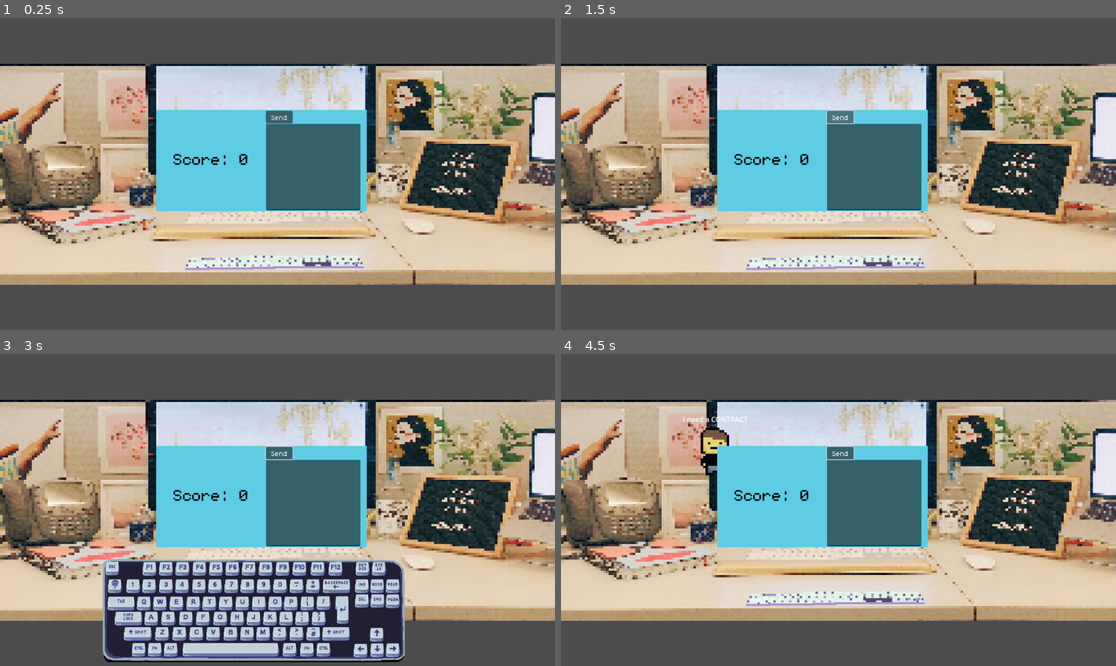
Above: before the commit, frames 1-4 (two rows, left to right).
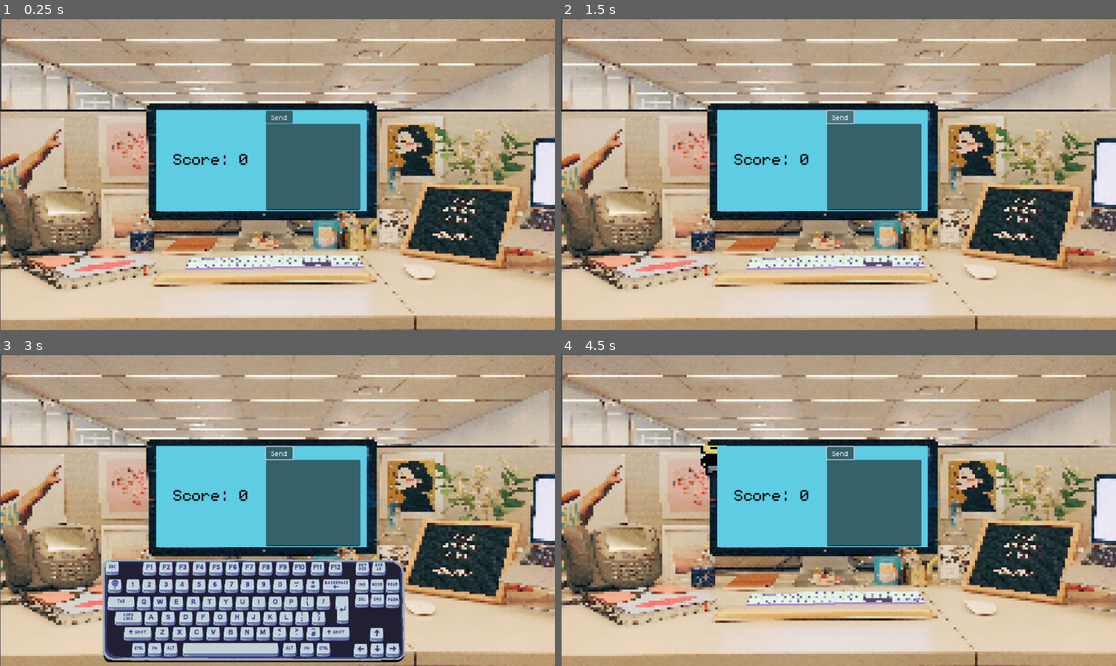
Above: after the commit, the same moments.

Repository: Omar-B-Maldonado/Cubicle-Chaos
Game: Godot game, scene res://Scenes/game.tscn
The game is run twice, just before and just after one commit, with the same random seed, the same clock (stepped at 60 frames per second) and the same inputs.
Inputs (mouse positions are in pixels of both pictures, inside the frame that each line leads up to):
- Up to frame 1 (0.25 s): no input
- Up to frame 2 (1.5 s): click (871, 167) at 0.52 s; type "12" at 0.6 s; click "Send" at 1.25 s
- Up to frame 3 (3 s): tap Enter at 2 s; drag from (44, 559) to (260, 497) at 2.02 s; tap Space at 2.75 s; drag from (271, 597) to (44, 559) at 2.77 s
- Up to frame 4 (4.5 s): tap Enter at 3.5 s; move the mouse to (816, 612) at 3.52 s; hold D 3.53-4.25 s; tap E at 3.6 s; click (816, 612) at 3.67 s; tap Space at 4.25 s; drag from (810, 572) to (821, 497) at 4.27 s

The runs differ from the first frame. In frame 1, 76% of the frame differs, in the area x 0-100%, y 0-100%; in frame 2, 76%; in frame 3, 61%; in frame 4, 76%.

Commit message:
fixed background image position

Diff:
--- a/project/Scenes/game.tscn
+++ b/project/Scenes/game.tscn
@@ -7,13 +7,15 @@
 [ext_resource type="PackedScene" uid="uid://dxphk0gh4y332" path="res://Scenes/Keyboard.tscn" id="4_ibdtb"]
 [ext_resource type="PackedScene" uid="uid://bipstddw3iioq" path="res://Scenes/computer.tscn" id="5_2qwyh"]
 [ext_resource type="PackedScene" uid="uid://ovo8qhgrljpw" path="res://Scenes/coworkers.tscn" id="7_scpmf"]
-[ext_resource type="PackedScene" uid="uid://caxqckkwdj66i" path="res://Scenes/keyboard_static.tscn" id="8_v6ayf"]
+[ext_resource type="PackedScene" path="res://Scenes/keyboard_static.tscn" id="8_v6ayf"]
+[ext_resource type="Texture2D" uid="uid://ceu7mtsr5qwbi" path="res://Images/background_top.png" id="10_f7r2y"]
 
 [node name="Game" type="Node2D"]
 
 [node name="Background" type="Sprite2D" parent="."]
 z_index = -1000
-position = Vector2(0, -6)
+position = Vector2(2, 99)
+scale = Vector2(1.00156, 1)
 texture = ExtResource("1_44csg")
 
 [node name="GameManager" type="Node" parent="."]
@@ -72,5 +74,10 @@
 z_index = -1
 position = Vector2(-184, -142)
 
+[node name="BackgroundTop" type="Sprite2D" parent="."]
+position = Vector2(3, -260.25)
+scale = Vector2(1, 1.00239)
+texture = ExtResource("10_f7r2y")
+
 [connection signal="tree_exited" from="GameManager/Score" to="GameManager" method="_on_score_tree_exited"]
 [connection signal="timeout" from="GameManager/PopupTimer" to="GameManager" method="_on_popup_timer_timeout"]
Not shown: 1 places in project/Scenes/game.tscn that only renumber resources
